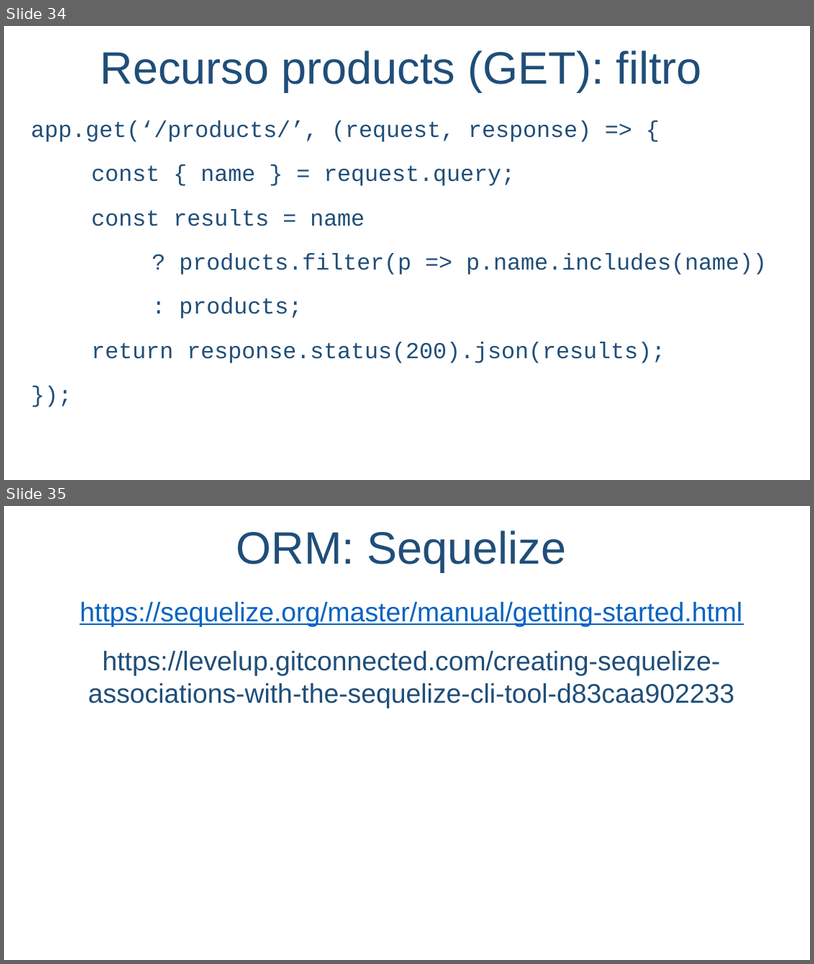
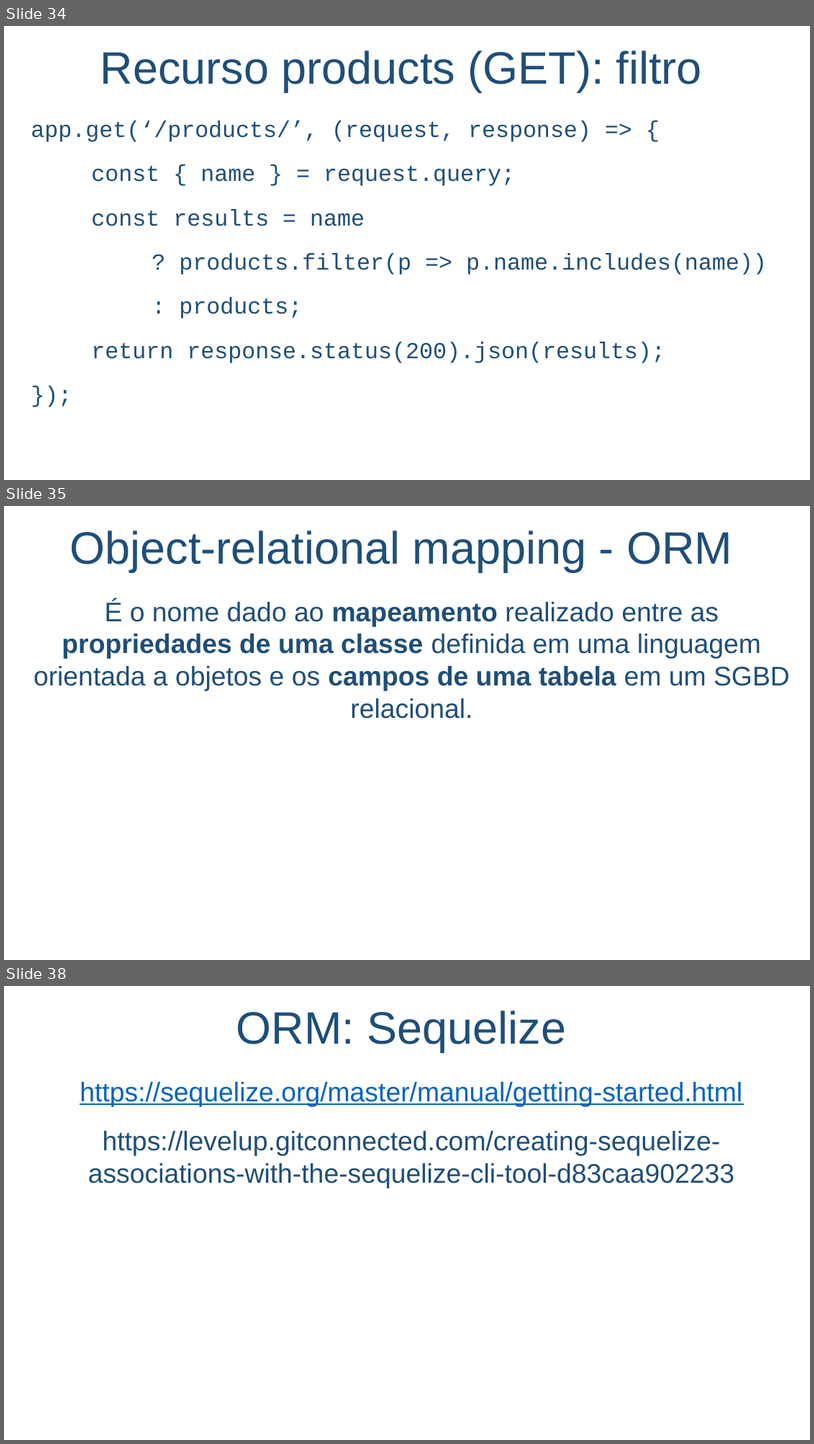
Before and after one commit to salmo-jr/public-slides, a slide deck: node-js.pptx. Shown one above the other, each under a label of ours: slides 34 and 35 before the commit, slides 34, 35 and 38 after it; the slides between them are not shown. The pictures are 814x964 and 814x1444 pixels, drawn with LibreOffice and Linux fonts; fonts in the diff are those of the drawing; background and template pictures are left out. Boxes give left, top, right and bottom in pixels: in the first picture for what was removed or moved away, otherwise in the second. Text is boxed around its words. In the diff, an @@ line names an element or a change of style, - is before the commit and + after.

```diff
--- a/node-js.pptx
+++ b/node-js.pptx
@@ slide 35 added at bbox=[4, 506, 810, 960], background picture (left out) @@
@@ text added at bbox=[70, 530, 733, 572], 54 pt, text #1F4E79 @@
+Object-relational mapping - ORM
@@ text added at bbox=[34, 600, 790, 718], 32 pt, text #1F4E79 @@
+É o nome dado ao mapeamento realizado entre as propriedades de uma classe definida em uma linguagem orientada a objetos e os campos de uma tabela em um SGBD relacional.
@@ what was slide 35 is now slide 38 @@
```
Also in this commit, not shown: 3 slides changed, 2 other slides added.
